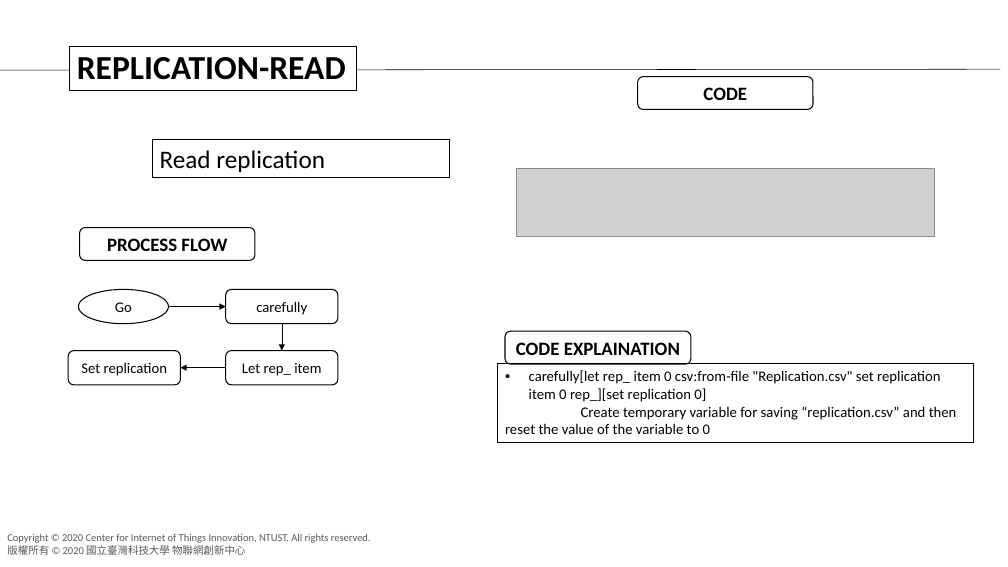
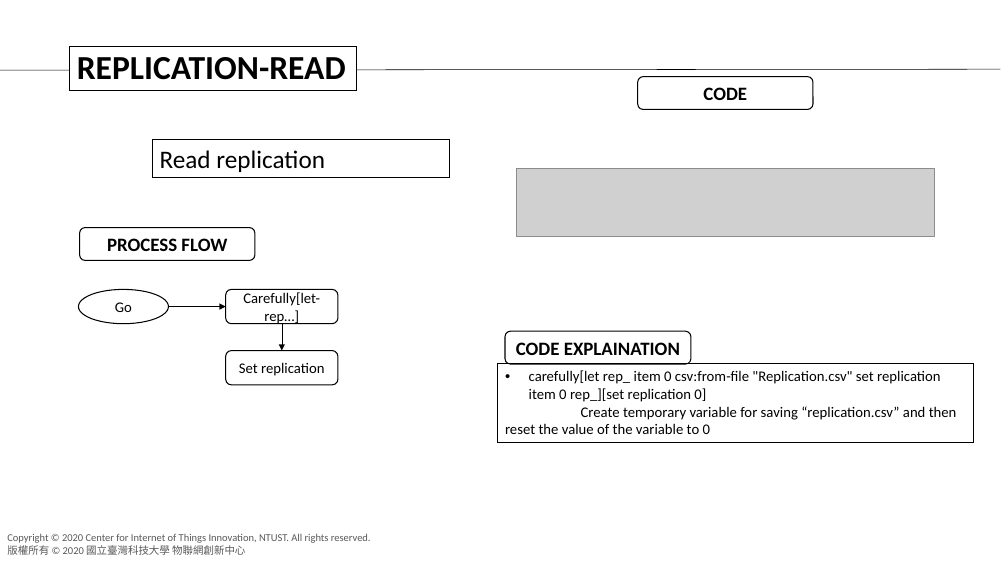
Before and after one commit to agnesyosephine/kiva, a slide deck: slide 5 of Tutorial/Code Learning-Ryanda.pptx. Drawn at 1008x567 pixels with LibreOffice and Linux fonts; fonts in the diff are those of the drawing; grey boxes stand for pictures; background and template pictures are left out. Boxes give left, top, right and bottom in pixels: in the first picture for what was removed or moved away, otherwise in the second. Text is boxed around its words. In the diff, an @@ line names an element or a change of style, - is before the commit and + after.

```diff
--- a/Tutorial/Code Learning-Ryanda.pptx
+++ b/Tutorial/Code Learning-Ryanda.pptx
@@ text in rounded rectangle at <box>243,292,320,325</box>: text changed @@
-carefully
+Carefully[let-rep…]
@@ rounded rectangle removed at <box>68,351,181,385</box> @@
-Set replication
@@ arrow removed from (226, 368) to (181, 368) @@
@@ text in rounded rectangle at <box>239,362,324,376</box>: text changed @@
-Let rep_ item
+Set replication
```
Also in this commit, not shown: 1 other slide changed.
